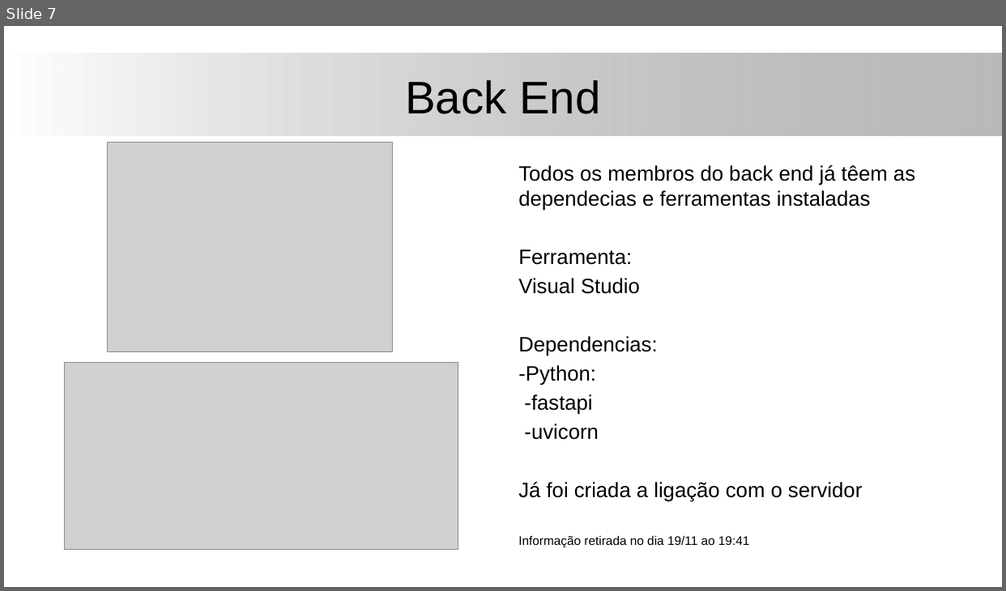
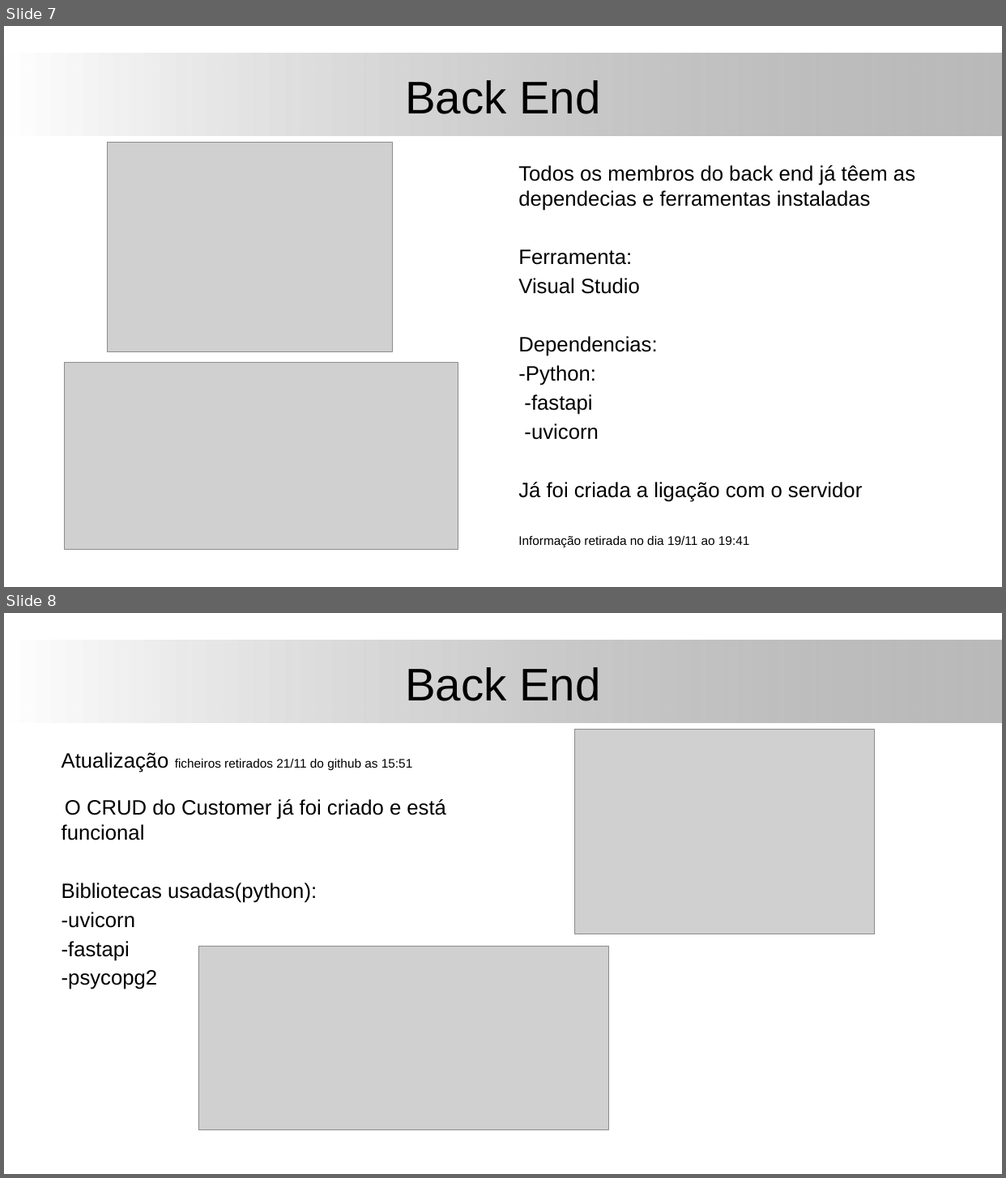
Before and after one commit to Zharlock/K-D, a slide deck: documents/Apresentação_22_11.pptx. Shown one above the other, each under a label of ours: slide 7 before the commit, slides 7 and 8 after it. The pictures are 1006x591 and 1006x1178 pixels, drawn with LibreOffice and Linux fonts; fonts in the diff are those of the drawing; grey boxes stand for pictures; background and template pictures are left out. Boxes give left, top, right and bottom in pixels: in the first picture for what was removed or moved away, otherwise in the second. Text is boxed around its words. In the diff, an @@ line names an element or a change of style, - is before the commit and + after.

Commit message:
Update Apresentação_22_11.pptx
one more screen , if there is more updates on the front end *send me untill 00:00 22/11*

```diff
--- a/documents/Apresentação_22_11.pptx
+++ b/documents/Apresentação_22_11.pptx
@@ slide 8 added at (x1=4, y1=613, x2=1002, y2=1174), background #FFFFFF; not listed: 1 template element that a slide beside it also shows @@
@@ title added at (x1=405, y1=667, x2=600, y2=701), 44 pt, text #000000 @@
+Back End
@@ picture added at (x1=574, y1=729, x2=875, y2=934) @@
@@ text added at (x1=62, y1=752, x2=446, y2=990), 20 pt, text #000000 @@
+Atualização ficheiros retirados 21/11 do github as 15:51
+O CRUD do Customer já foi criado e está funcional
+Bibliotecas usadas(python):
+-uvicorn
+-fastapi
+-psycopg2
@@ picture added at (x1=198, y1=947, x2=610, y2=1131) @@
```
